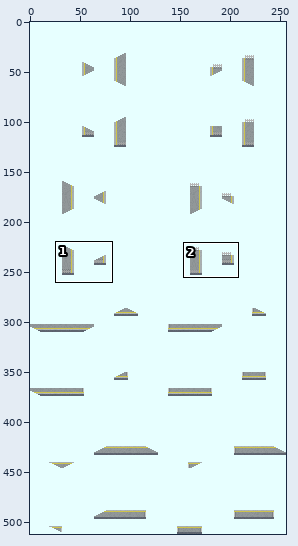
Two states of a sprite sheet, source/YIC_platform-1_Diagonal-Side.png. Above, an overview of the earlier version with the close-up marked.
Close-up. Old version:
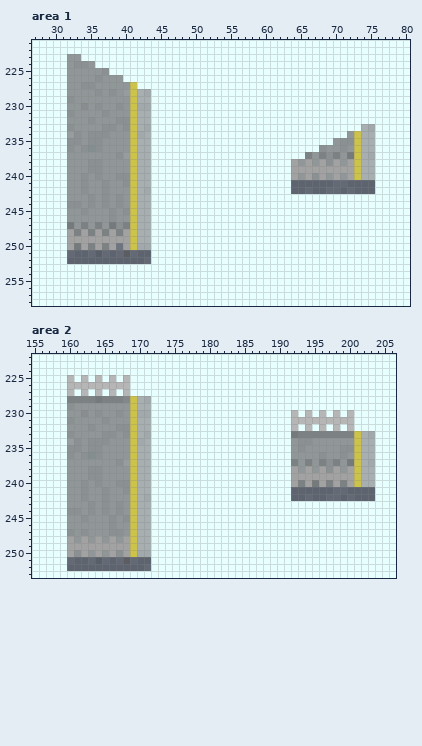
The file is 256x512 pixels. Colours within 5 levels of each other are drawn and written as one. Shown: area 1: x 27..80, y 221..258; area 2: x 155..206, y 222..253. The commit also changed other parts of the picture, which this record leaves out.
The same view after the edit:
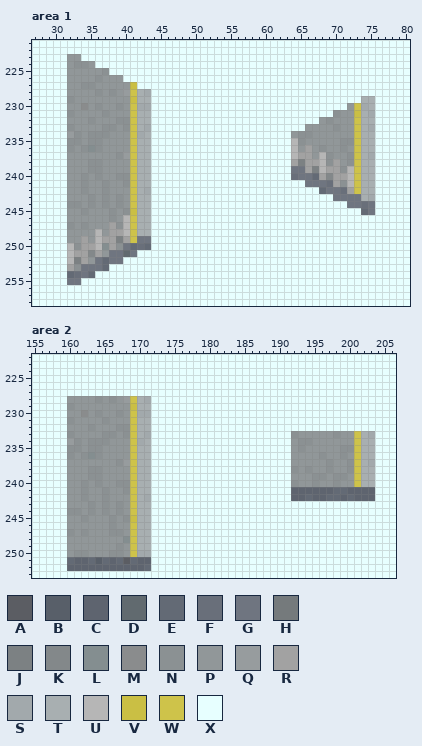
Palette (. is transparent): A #5b5d63  B #585f69  C #5e646f  D #616a6f  E #636a75  F #696f7a  G #6f7580  H #757a7c  J #7c8183  K #83888a  L #848e90  M #8a8c8d  N #8b9193  P #919799  Q #979c9e  R #a2a2a2  S #a2a9ac  T #a8afb1  U #b6b6b6  V #cabf44  W #cec34a  X #e7ffff
Edits made:
Changed rows in their new state; - is an unchanged pixel.
Area 1:
first column x 32:
227 ---------V----------------------------------
229 ---------V--------------------------------TT
230 ----------------------------------------PWST
231 --------------------------------------NPPVTS
232 ------------------------------------PNPPPWTT
233 ----------------------------------PPPPNPPW--
234 --------------------------------PNNPPPPP----
235 --------------------------------UNPPPP------
236 --------------------------------UPRP--------
237 --------------------------------URR-U-P-N---
238 ---------------------------------J-RU---N---
239 --------------------------------GG-JU--NU---
240 --------------------------------FGGE-K-RU---
241 --------------------------------XXGGGFRNUWTT
242 --------------------------------XXXXEGGFRWTT
243 --------------------------------------GGGGTS
244 ----------------------------------------GGFG
245 ---------V--------------------------------EG
246 --------U-----------------------------------
247 N-N-P-R-U-----------------------------------
248 PPPPUP-RU-----------------------------------
249 PP-PU--J--GG--------------------------------
250 UN-RUL-NGEFE--------------------------------
251 URRKRPGGDGXX--------------------------------
252 UJRPGEGGXXXX--------------------------------
253 RNGGGE--------------------------------------
254 EFGE----------------------------------------
255 GG------------------------------------------
Area 2:
first column x 160:
225 X-X-X-X-X--------------------------------
226 XXXXXXXXX--------------------------------
227 X-X-X-X-X--------------------------------
228 PPPPNPNPQ--------------------------------
229 ---------V-------------------------------
230 --------------------------------X-X-X-X-X
231 --------------------------------XXXXXXXXX
232 --------------------------------X-X-X-X-X
233 --------------------------------NPPPPPNPP
first column x 192:
237 P-P-P-P-N
238 N-N-P-P-N
239 PPPNNPNNP
240 NPPNPPNPP
first column x 160:
245 ---------V
248 P-P-P-P-L-
249 PPPPPPPNP-
250 P-N-P-N-P-
Boxes around the changes in both close-ups, in picture pixels (x1, y1, x2, y2):
changed: (130, 82, 137, 103)
changed: (291, 96, 375, 215)
changed: (67, 208, 151, 285)
changed: (67, 375, 137, 410)
changed: (291, 410, 354, 438)
changed: (291, 459, 354, 487)
changed: (67, 515, 137, 557)
